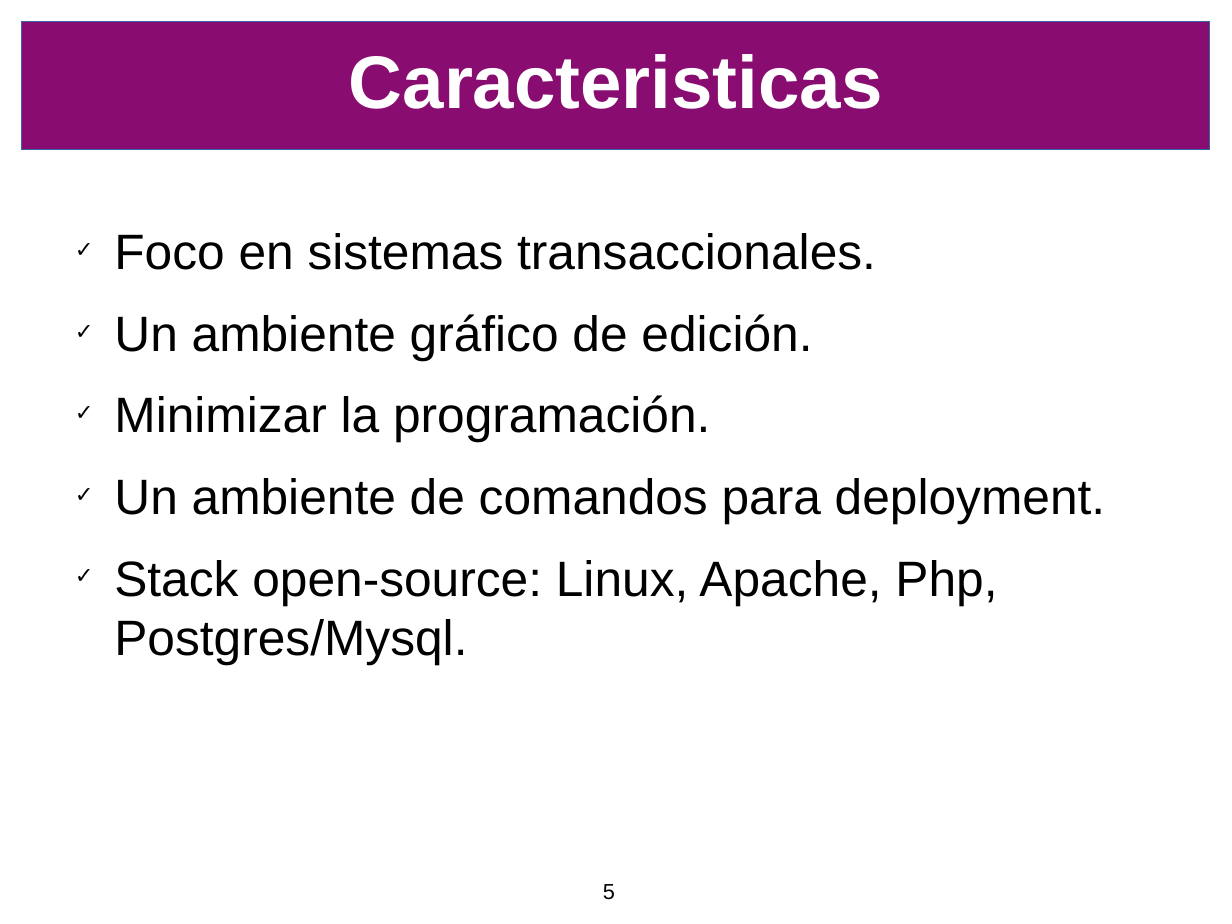
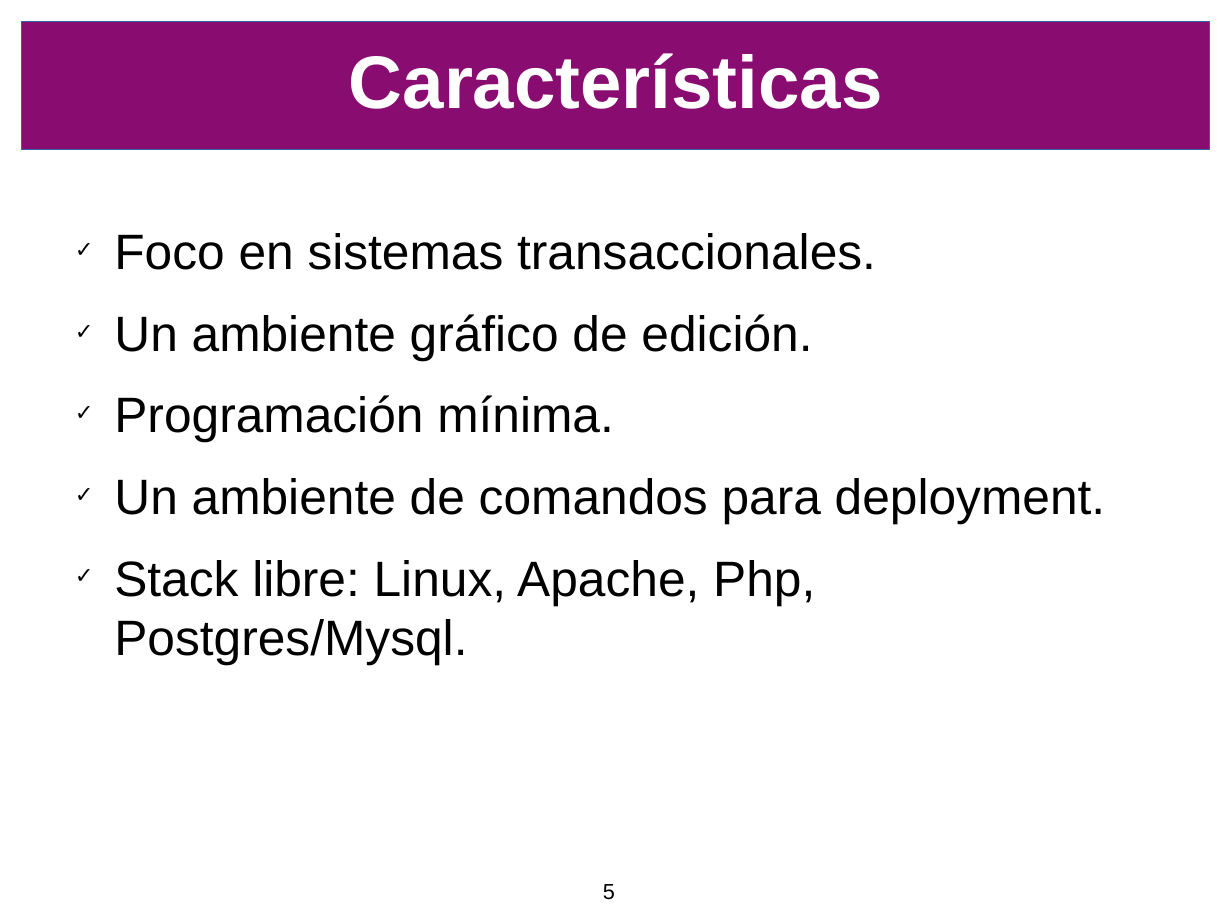
Before and after one commit to SIU-Toba/framework, a slide deck: slide 5 of doc/presentacion/CafeConf2006.odp. Drawn at 1232x924 pixels with LibreOffice and Linux fonts; fonts in the diff are those of the drawing; background and template pictures are left out. Boxes give left, top, right and bottom in pixels: in the first picture for what was removed or moved away, otherwise in the second. Text is boxed around its words. In the diff, an @@ line names an element or a change of style, - is before the commit and + after.

```diff
--- a/doc/presentacion/CafeConf2006.odp
+++ b/doc/presentacion/CafeConf2006.odp
@@ title at bbox=[349, 53, 883, 109]: text changed @@
-Caracteristicas
+Características
@@ text at bbox=[114, 395, 614, 442]: text changed @@
-✓ Minimizar la programación.
+✓ Programación mínima.
@@ text at bbox=[114, 560, 815, 665]: text changed @@
-✓ Stack open-source: Linux, Apache, Php, Postgres/Mysql.
+✓ Stack libre: Linux, Apache, Php, Postgres/Mysql.
```
Also in this commit, not shown: 13 other slides changed, 4 slides added, 1 slide removed, 2 other files.
